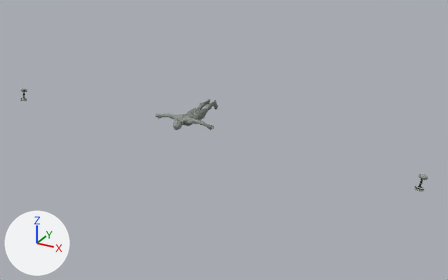
One commit to the glTF model public/models/adonis_curl.glb: the scene before it, then after it.
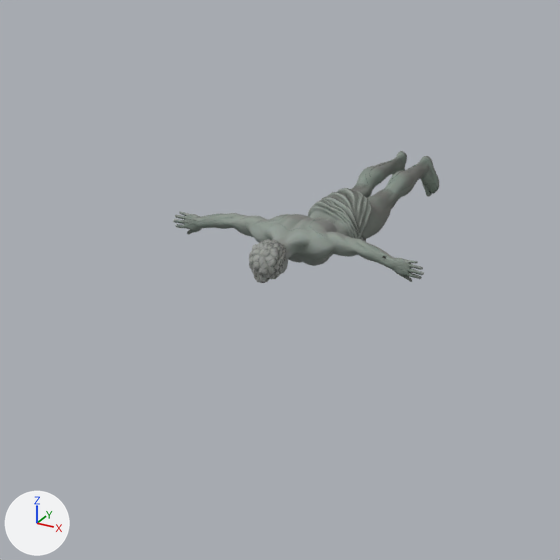
The first picture shows the older version from a camera (50 mm lens) standing at (4.13, -7.17, 3.08) and looking at (0.39, -0.38, -0.32). The close-ups show the older and then the newer version on the part from 25% to 55% of the width and 23% to 70% of the height of that picture. Only the edits that show in the close-ups are written down. The axes (+X, +Y, +Z) are drawn at lower left. The lights are the same throughout. Where no turn or scale is listed for an object, it has been applied to the vertices.

Names of what the first close-up shows: 'tripo_node_e80115a5'.
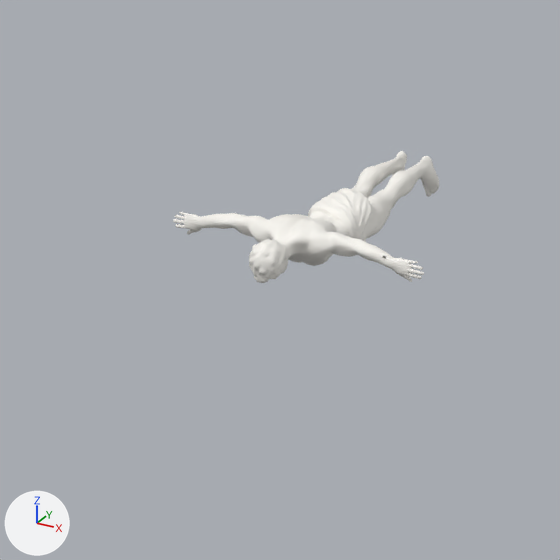
Boxes [x1, y1, x2, y2] around the edits, measured in the close-ups (560 x 560 px):
'tripo_node_e80115a5', surface changed (grey to white)
    both: [173, 151, 439, 283]

What changed in the scene script:
```text
Change mat_tripo_mat_e80115a5:
    remove # nodes: BsdfPrincipled, Math, NormalMap, OutputMaterial, TexImage x3
    remove # uses the picture img_color
    remove # uses the picture img_normal
    remove # uses the picture img_roughness
    nodes: BsdfPrincipled, OutputMaterial
    colours: white #f8f6f0
```
